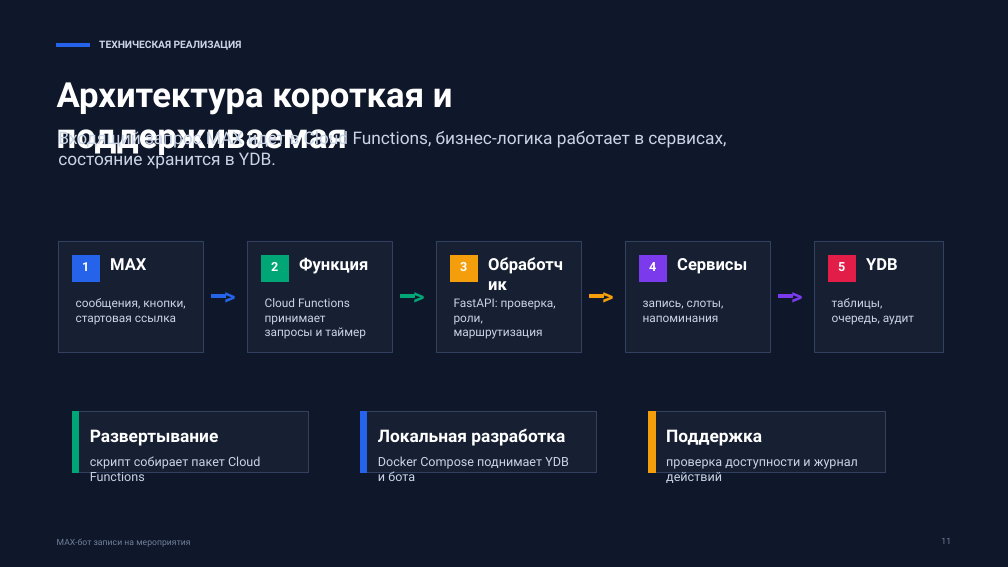
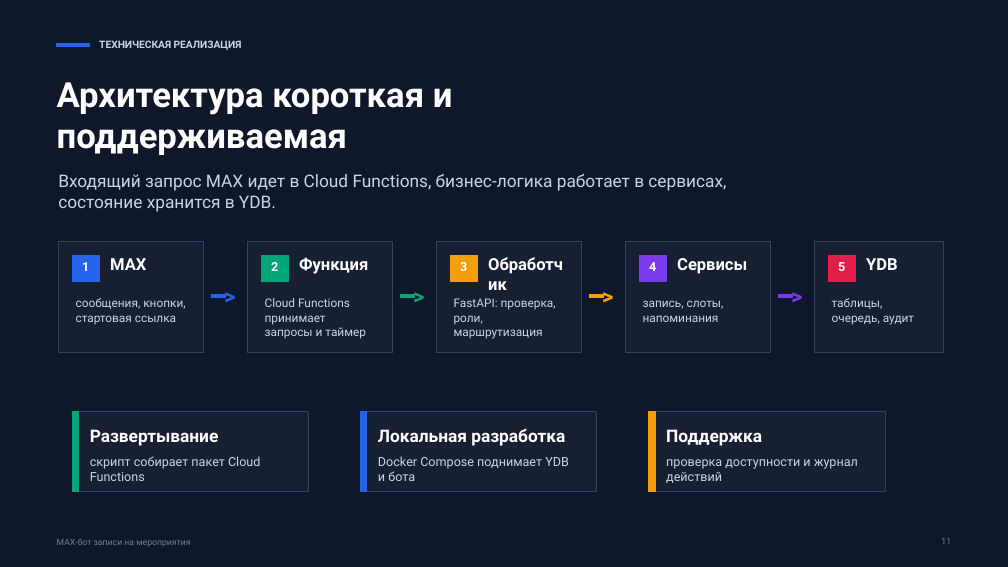
Before and after one commit to ThereDrD0/max, a slide deck: slide 11 of docs/presentations/max-bot-meetup.pptx. Drawn at 1008x567 pixels with LibreOffice and Linux fonts; fonts in the diff are those of the drawing. Boxes give left, top, right and bottom in pixels: in the first picture for what was removed or moved away, otherwise in the second. Text is boxed around its words. In the diff, an @@ line names an element or a change of style, - is before the commit and + after.

```diff
--- a/docs/presentations/max-bot-meetup.pptx
+++ b/docs/presentations/max-bot-meetup.pptx
@@ text "Входящий запрос MAX идет в ...": place and size @@
-text "Входящий запрос MAX идет в ..." at bbox=[58, 129, 726, 169]
+text "Входящий запрос MAX идет в ..." at bbox=[58, 174, 726, 212]
@@ rectangle: place and size @@
-rectangle at bbox=[73, 411, 309, 473]
+rectangle at bbox=[73, 411, 309, 492]
@@ rectangle: place and size @@
-rectangle at bbox=[73, 411, 79, 473]
+rectangle at bbox=[73, 411, 79, 492]
@@ rectangle: place and size @@
-rectangle at bbox=[361, 411, 597, 473]
+rectangle at bbox=[361, 411, 597, 492]
@@ rectangle: place and size @@
-rectangle at bbox=[361, 411, 367, 473]
+rectangle at bbox=[361, 411, 367, 492]
@@ rectangle: place and size @@
-rectangle at bbox=[649, 411, 885, 473]
+rectangle at bbox=[649, 411, 885, 492]
@@ rectangle: place and size @@
-rectangle at bbox=[649, 411, 655, 473]
+rectangle at bbox=[649, 411, 655, 492]
```
Also in this commit, not shown: 11 other slides changed, 1 slide added.
